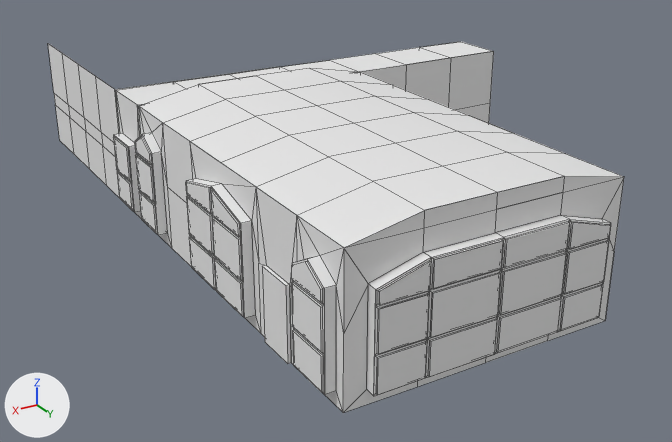
One commit to the OBJ model dist/data/maps/ggflat/model.obj: the scene before it, then after it.
Before and after are seen from a 50 mm camera at (1500.0, 1468.0, 1197.0) aimed at (9.0, -1016.0, -45.0). Every picture has the same lights, and +X, +Y and +Z are marked at lower left. Mesh edges are drawn as thin lines. Where no turn or scale is listed for an object, it has been applied to the vertices. Vertices at the same position are counted once.

The first picture shows 'Ноль_объект.35', 'Объект_Плоскость.10', 'Объект_Плоскость.11', 'Объект_Плоскость.13', 'Объект_Плоскость.16', 'Объект_Плоскость.17', 'Объект_Плоскость.18', 'Объект_Плоскость.2', 'Объект_Плоскость.21', 'Объект_Плоскость.3', 'Объект_Плоскость.30', 'Объект_Плоскость.7'.
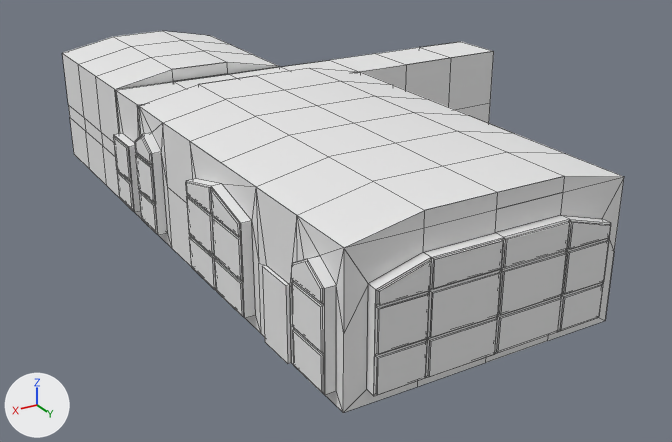
Boxes (x1, y1, x2, y2) around the edits, measured in the pictures (672 x 442 px):
'Объект_Плоскость.32', added: after (63, 31, 278, 89)
'Объект_Плоскость.30', reshaped (19% narrower, 6% shorter): before (48, 43, 119, 197); after (62, 53, 119, 197)
'Объект_Плоскость.33', added: after (117, 62, 278, 89)
part 1 of me_объект_плоскость_30, deleted: before (48, 43, 74, 154)

The change, as a list of edits to the scene's bpy script:
```text
Change me_объект_плоскость_30:
    where me_объект_плоскость_30.from_pydata(...)  # 20 vertices, 12 faces; spans x 600.0, y -2220.0..-1420.0, z 0.0..400.0
    used by ob_объект_плоскость_30; location = (0.0, 0.0, 0.0)
    verts and faces of me_объект_плоскость_30; kept vertices keep their numbers, new ones are numbered from 20
    before: 0 (600.0, -2220.0, 0.0) at pixel (59, 140), 1 (600.0, -2020.0, 0.0) at pixel (74, 154), 2 (600.0, -2220.0, 200.0) at pixel (53, 92), 3 (600.0, -2020.0, 200.0) at pixel (68, 104), 4 (600.0, -2220.0, 400.0) at pixel (47, 43)
    before: 5 (600.0, -2020.0, 400.0) at pixel (62, 53), 6 (600.0, -2220.0, 150.0) at pixel (55, 104), 7 (600.0, -2020.0, 150.0) at pixel (69, 117)
    me_объект_плоскость_30 part 1
    add delete_vertices([0, 2, 4, 6])  # with the faces that use them
Add me_объект_плоскость_33:
    me_объект_плоскость_33.from_pydata([(400.0, -2020.0, 400.0), (600.0, -2020.0, 400.0), (400.0, -2020.0, 440.0), (0.0, -2020.0, 400.0), (200.0, -2020.0, 400.0), (200.0, -2020.0, 440.0), (200.0, -1420.0, 400.0), (0.0, -1420.0, 400.0), (200.0, -1420.0, 440.0), (600.0, -1420.0, 400.0), (400.0, -1420.0, 400.0), (400.0, -1420.0, 440.0)], [], [(5, 4, 3), (1, 0, 2), (8, 6, 10, 11), (2, 0, 4, 5), (7, 6, 8), (11, 10, 9)])
    me_объект_плоскость_33.materials.append(mat_textures_stone_concrete)  # white #e7e7e7
Add me_объект_плоскость_32:
    me_объект_плоскость_32.from_pydata([(0.0, -2020.0, 400.0), (0.0, -1820.0, 400.0), (0.0, -1620.0, 400.0), (0.0, -1420.0, 400.0), (600.0, -2020.0, 400.0), (600.0, -1820.0, 400.0), (600.0, -1620.0, 400.0), (600.0, -1420.0, 400.0), (400.0, -2020.0, 440.0), (400.0, -1820.0, 440.0), (200.0, -2020.0, 440.0), (200.0, -1820.0, 440.0), (400.0, -1620.0, 440.0), (200.0, -1620.0, 440.0), (400.0, -1420.0, 440.0), (200.0, -1420.0, 440.0)], [], [(6, 12, 14, 7), (13, 2, 3, 15), (12, 13, 15, 14), (4, 8, 9, 5), (10, 0, 1, 11), (8, 10, 11, 9), (5, 9, 12, 6), (11, 1, 2, 13), (9, 11, 13, 12)])
    me_объект_плоскость_32.materials.append(mat_textures_stone_concrete)  # white #e7e7e7
Add ob_объект_плоскость_33:
    ob_объект_плоскость_33 = bpy.data.objects.new('Объект_Плоскость.33', me_объект_плоскость_33)
    ob_объект_плоскость_33.location = (0.0, 0.0, 0.0)
Add ob_объект_плоскость_32:
    ob_объект_плоскость_32 = bpy.data.objects.new('Объект_Плоскость.32', me_объект_плоскость_32)
    ob_объект_плоскость_32.location = (0.0, 0.0, 0.0)
```
